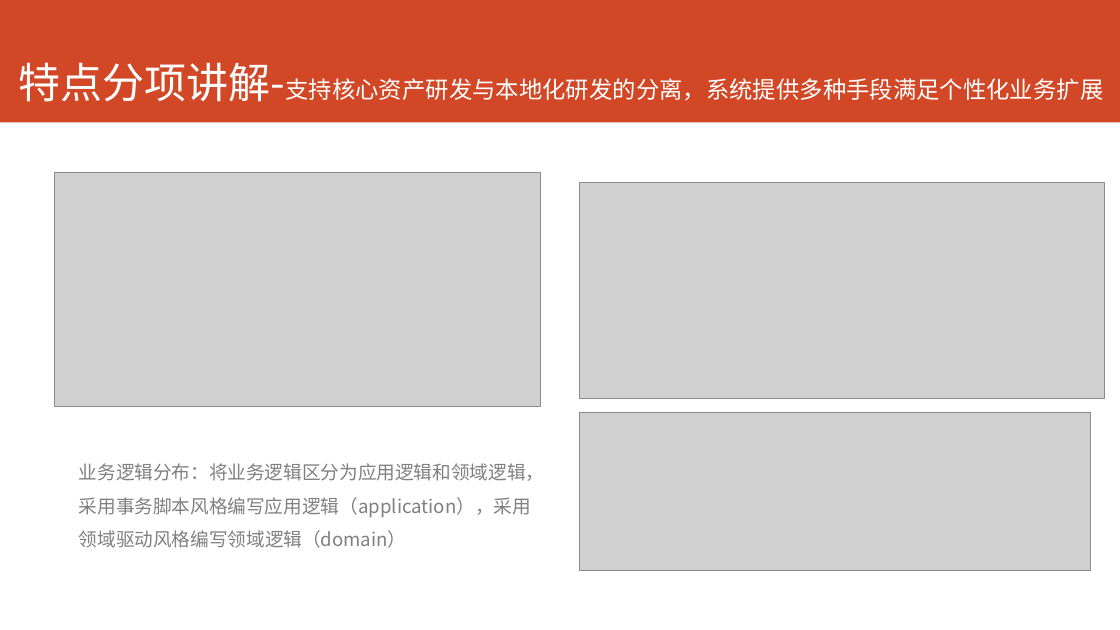
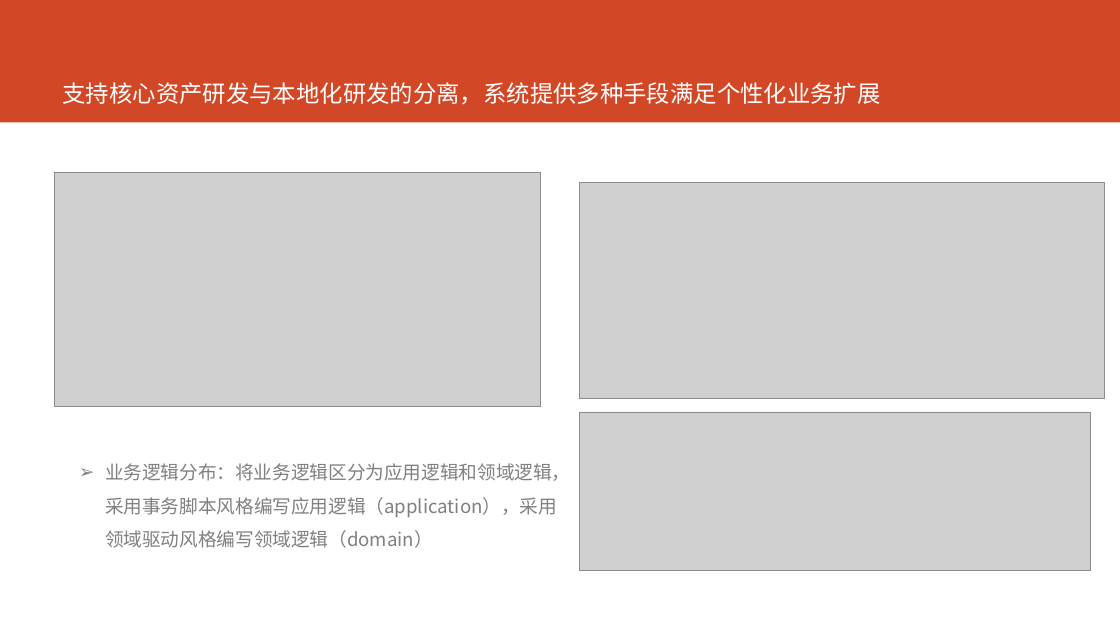
Before and after one commit to AppSecAI-TEST/hospital, a slide deck: slide 10 of doc/EVE新一代HIS核心系统.pptx. Drawn at 1120x630 pixels with LibreOffice and Linux fonts; fonts in the diff are those of the drawing; grey boxes stand for pictures. Boxes give left, top, right and bottom in pixels: in the first picture for what was removed or moved away, otherwise in the second. Text is boxed around its words. In the diff, an @@ line names an element or a change of style, - is before the commit and + after.

```diff
--- a/doc/EVE新一代HIS核心系统.pptx
+++ b/doc/EVE新一代HIS核心系统.pptx
@@ title at [63, 82, 881, 105]: text changed @@
-特点分项讲解-支持核心资产研发与本地化研发的分离，系统提供多种手段满足个性化业务扩展
+支持核心资产研发与本地化研发的分离，系统提供多种手段满足个性化业务扩展
@@ text "业务逻辑分布：将业务逻辑区分为应用逻辑和领域逻辑，采用事务脚本风格编写应用逻辑（application），采用领域驱动风 ..." at [105, 463, 570, 548]: bullet none to ➢ @@
```
Also in this commit, not shown: 12 other slides changed.
